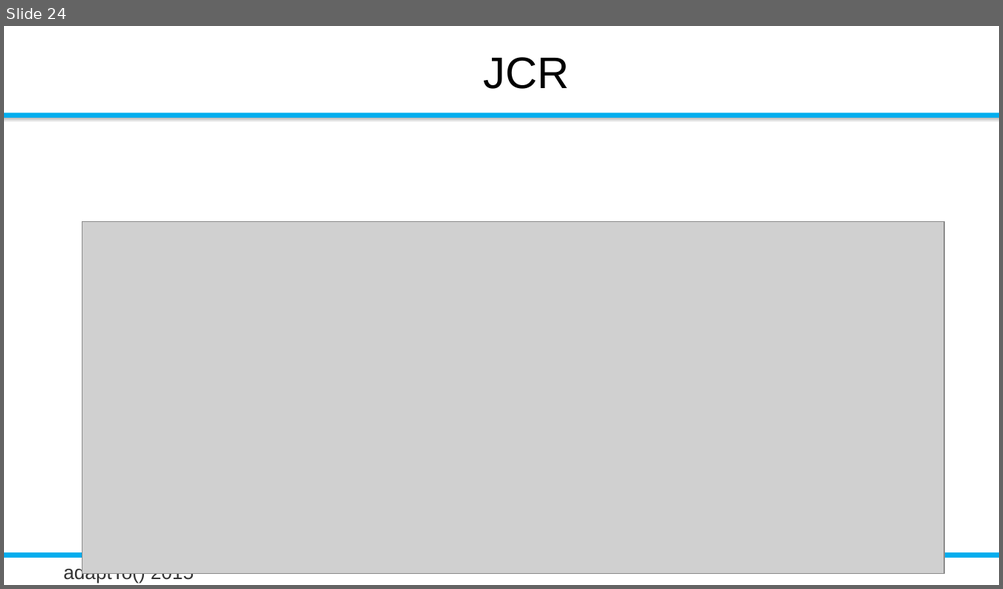
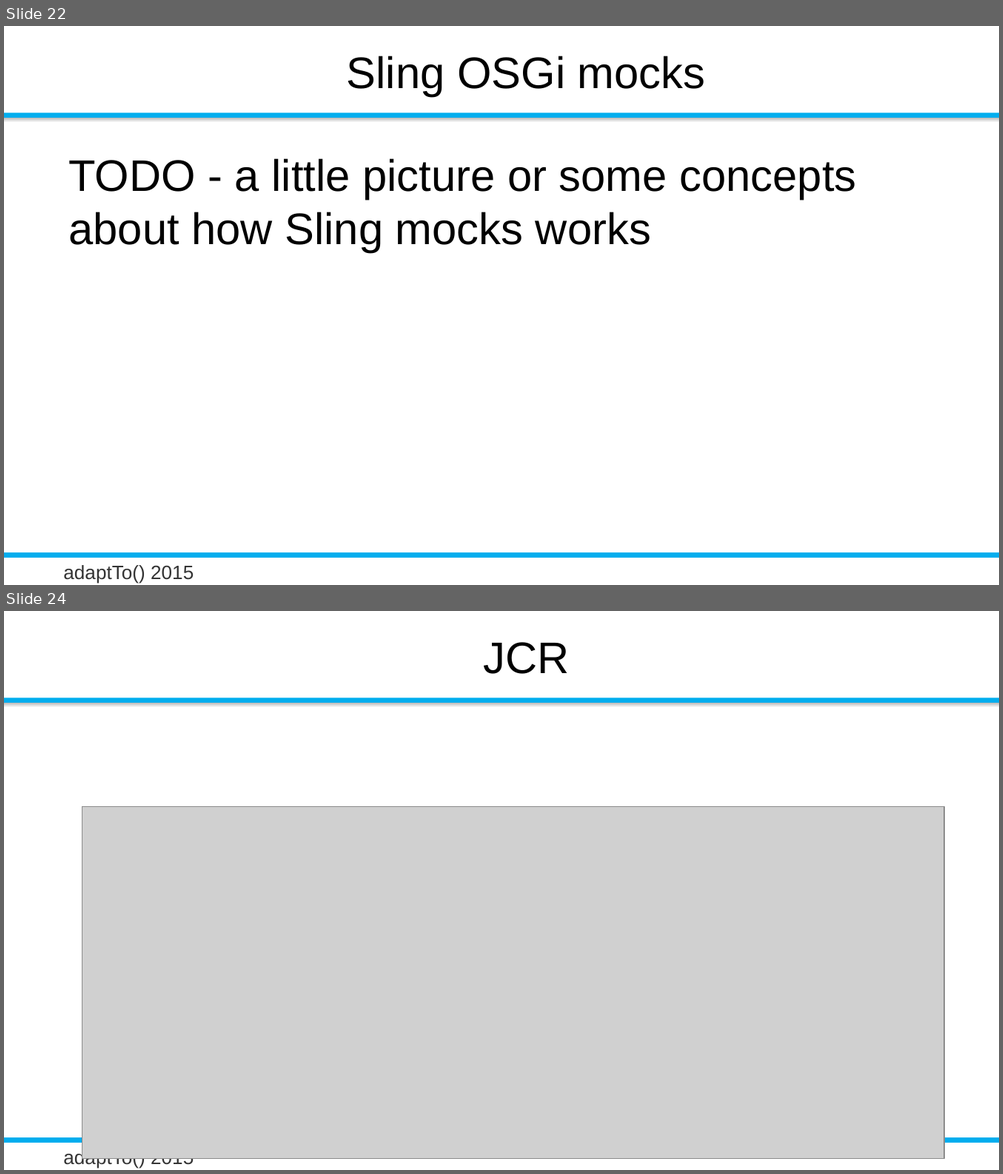
Before and after one commit to rombert/talks, a slide deck: adaptTo2015/How_Do_I_Test_My_Sling_Application-Robert_Munteanu_unedited.odp. Shown one above the other, each under a label of ours: slide 24 before the commit, slides 22 and 24 after it; the slides between them are not shown. The pictures are 1003x589 and 1003x1174 pixels, drawn with LibreOffice and Linux fonts; fonts in the diff are those of the drawing; grey boxes stand for pictures; background and template pictures are left out. Boxes give left, top, right and bottom in pixels: in the first picture for what was removed or moved away, otherwise in the second. Text is boxed around its words. In the diff, an @@ line names an element or a change of style, - is before the commit and + after.

```diff
--- a/adaptTo2015/How_Do_I_Test_My_Sling_Application-Robert_Munteanu_unedited.odp
+++ b/adaptTo2015/How_Do_I_Test_My_Sling_Application-Robert_Munteanu_unedited.odp
@@ slide 22 added at (4, 26, 999, 585), background #FFFFFF; not listed: 4 template elements that a slide beside it also shows @@
@@ title added at (347, 56, 706, 96), 32 pt, text #000000 @@
+Sling OSGi mocks
@@ text added at (68, 158, 856, 252), 32 pt, text #000000 @@
+TODO - a little picture or some concepts about how Sling mocks works
```
Also in this commit, not shown: 4 slides changed, 1 other slide added, 2 slides removed, 1 other file.
